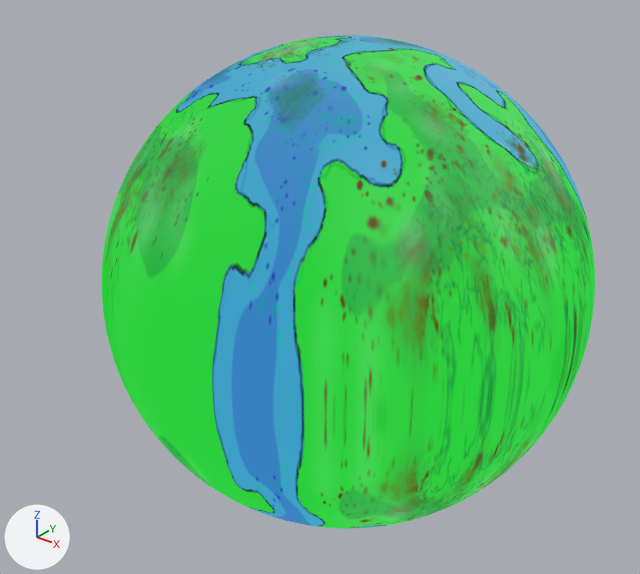
An edit to the Blender file LD38/Assets/Art/Shader/globe.blend, drawn before and after from the same camera.
One viewpoint serves both versions: a 50 mm camera at (2.02, -2.7, 1.61) aimed at (-0.05, -0.12, 0.01). Arrows for +X, +Y and +Z are at lower left; the lights stay in place.
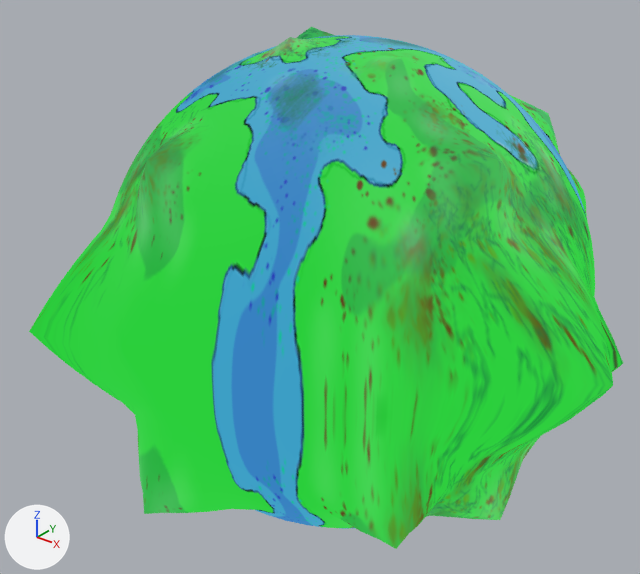
Boxes [x1, y1, x2, y2] around the edits, measured in the pictures (640 x 574 px; the box of a moved part takes in the faces that stretch with it):
'Icosphere', reshaped (20% wider): before [102, 35, 595, 529]; after [29, 27, 623, 549]
part 1 of me_icosphere, moved or reshaped: before [102, 39, 592, 522]; after [29, 27, 623, 549]

What changed in the scene script:
```text
Change me_icosphere:
    used by ob_icosphere; location = (0.0, 0.0, 0.0)
    remove me_icosphere.from_pydata(...)  # 2562 vertices, 5120 faces; spans x -1.0..1.0, y -1.0..1.0, z -1.0..1.0
    add me_icosphere.from_pydata(...)  # 2562 vertices, 5120 faces; spans x -1.11..1.26, y -1.12..1.08, z -1.03..1.02
    me_icosphere part 1: 949 of 2562 vertices moved; they spanned x -1.0..1.0, y -1.0..0.96, z -1.0..0.99 and now span x -1.11..1.26, y -1.12..1.08, z -1.03..1.02; mean shift (0.0, 0.0, 0.0); largest move (0.94, -0.3, 0.13) -> (1.26, -0.3, 0.13)
```
